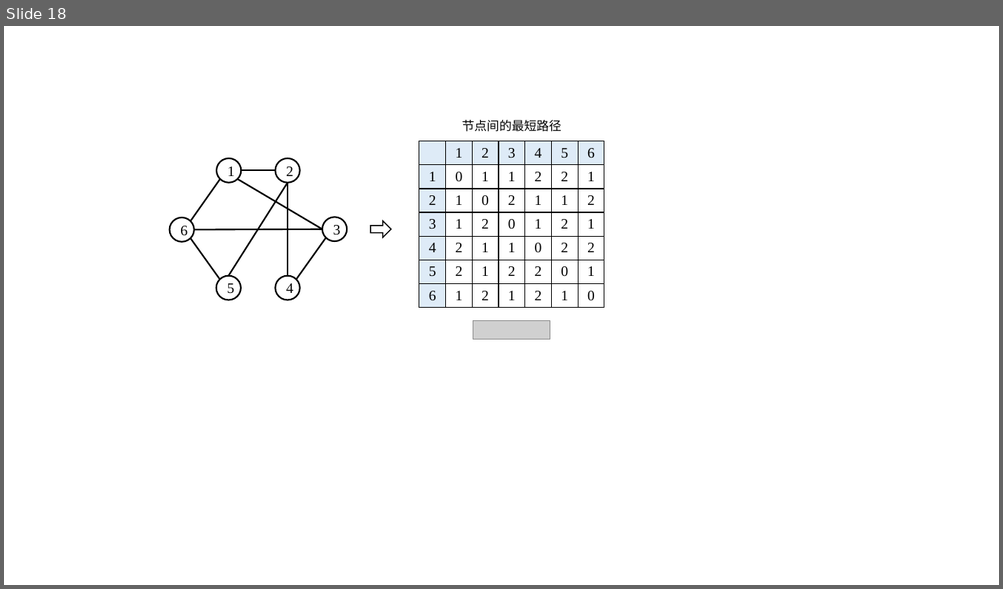
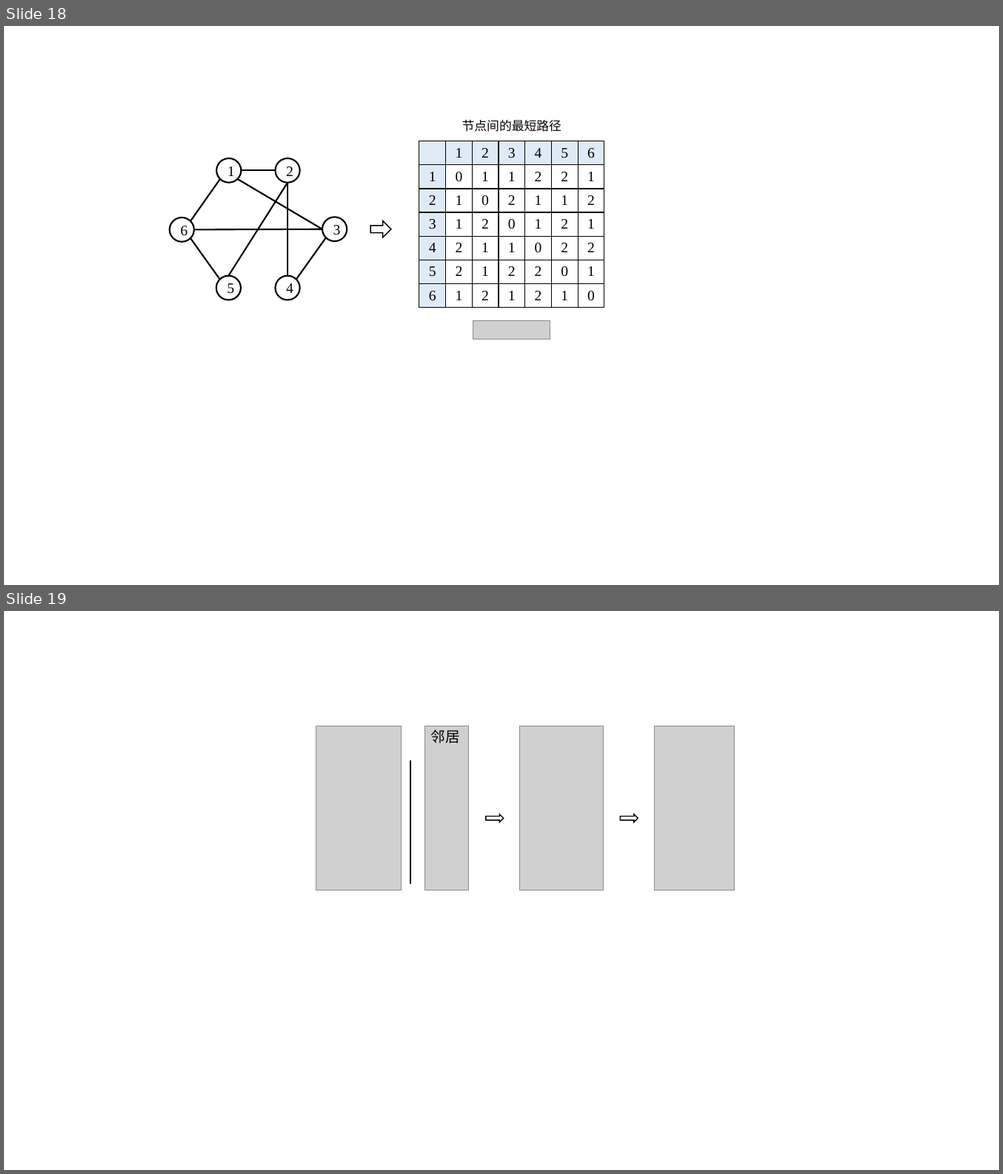
Before and after one commit to EternalLied/zjuthesis-syp, a slide deck: figure/大论文作图.pptx. Shown one above the other, each under a label of ours: slide 18 before the commit, slides 18 and 19 after it. The pictures are 1003x589 and 1003x1174 pixels, drawn with LibreOffice and Linux fonts; fonts in the diff are those of the drawing; grey boxes stand for pictures. Boxes give left, top, right and bottom in pixels: in the first picture for what was removed or moved away, otherwise in the second. Text is boxed around its words. In the diff, an @@ line names an element or a change of style, - is before the commit and + after.

```diff
--- a/figure/大论文作图.pptx
+++ b/figure/大论文作图.pptx
@@ slide 19 added at box(4, 611, 999, 1170), background #FFFFFF @@
@@ picture added at box(316, 726, 401, 891) @@
@@ picture added at box(425, 726, 468, 891) @@
@@ text added at box(431, 729, 460, 743), 14 pt, text #000000 @@
+邻居
@@ picture added at box(520, 726, 604, 891) @@
@@ picture added at box(654, 726, 734, 891) @@
@@ line added from (410, 761) to (410, 884), #000000 1.5 pt @@
@@ right arrow added at box(486, 815, 504, 823), outline #000000 1 pt @@
@@ right arrow added at box(620, 815, 638, 823), outline #000000 1 pt @@
```
Also in this commit, not shown: 1 other slide added, 7 other files.
